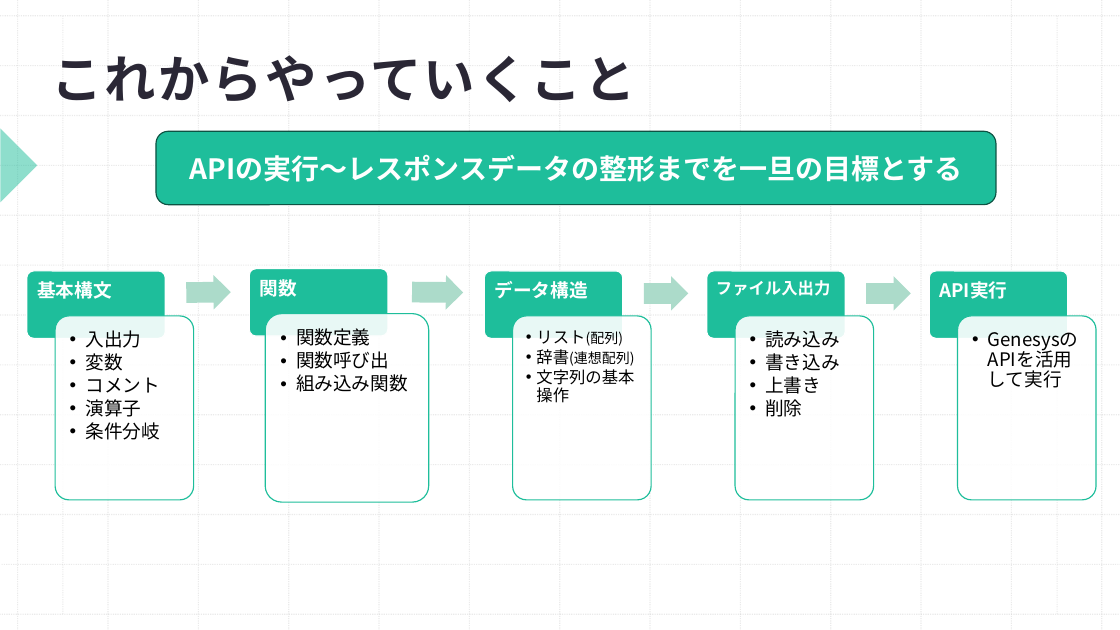
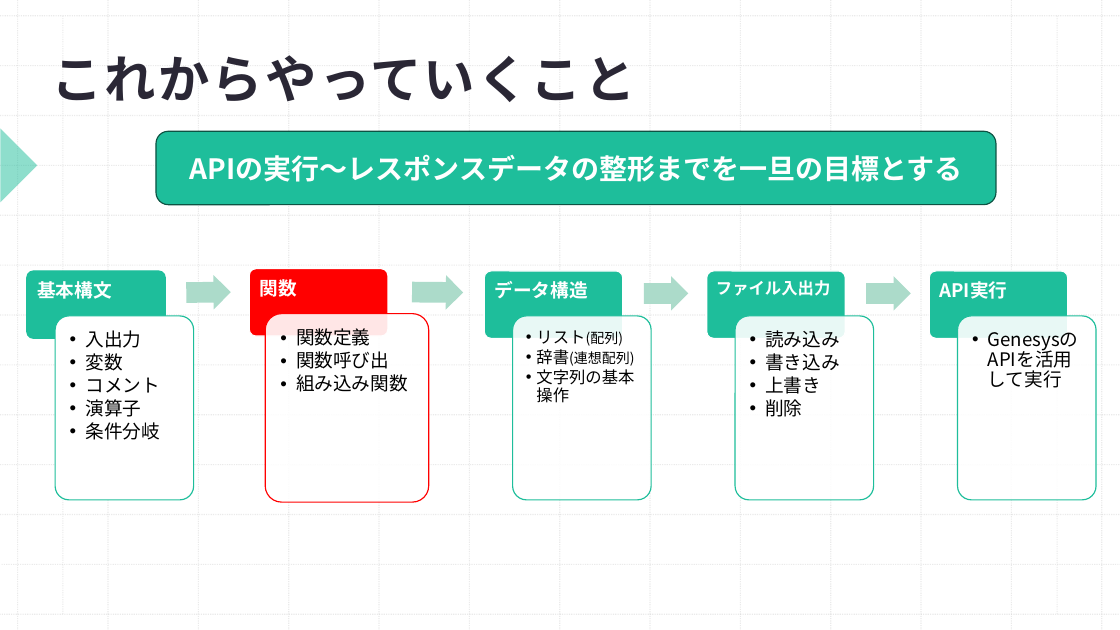
Before and after one commit to Shohei1129/Python_traning, a slide deck: slide 2 of プログラミング勉強会Python編(3.関数).pptx (slide 8 before the commit). Drawn at 1120x630 pixels with LibreOffice and Linux fonts; fonts in the diff are those of the drawing. Boxes give left, top, right and bottom in pixels: in the first picture for what was removed or moved away, otherwise in the second. Text is boxed around its words. In the diff, an @@ line names an element or a change of style, - is before the commit and + after.

```diff
--- a/プログラミング勉強会Python編(3.関数).pptx
+++ b/プログラミング勉強会Python編(3.関数).pptx
@@ rounded rectangle at (x1=250, y1=269, x2=388, y2=336): fill #1EBE9B to #FF0000 @@
@@ rounded rectangle at (x1=27, y1=271, x2=166, y2=339): outline #FFFFFF 1 pt to #1EBE9B 1 pt @@
@@ rounded rectangle at (x1=55, y1=316, x2=194, y2=500): fill #FFFFFF at 90% opacity to #FFFFFF @@
@@ rounded rectangle at (x1=266, y1=313, x2=429, y2=502): outline #1EBE9B 1 pt to #FF0000 1 pt @@
```
Also in this commit, not shown: 1 other slide changed, 11 slides added, 23 slides removed.
